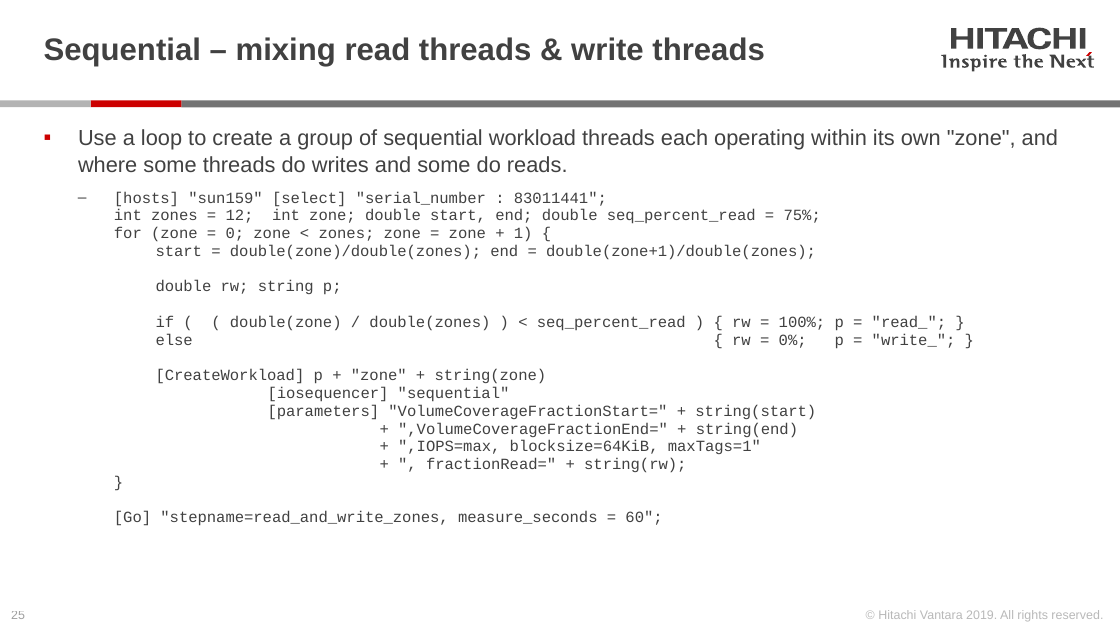
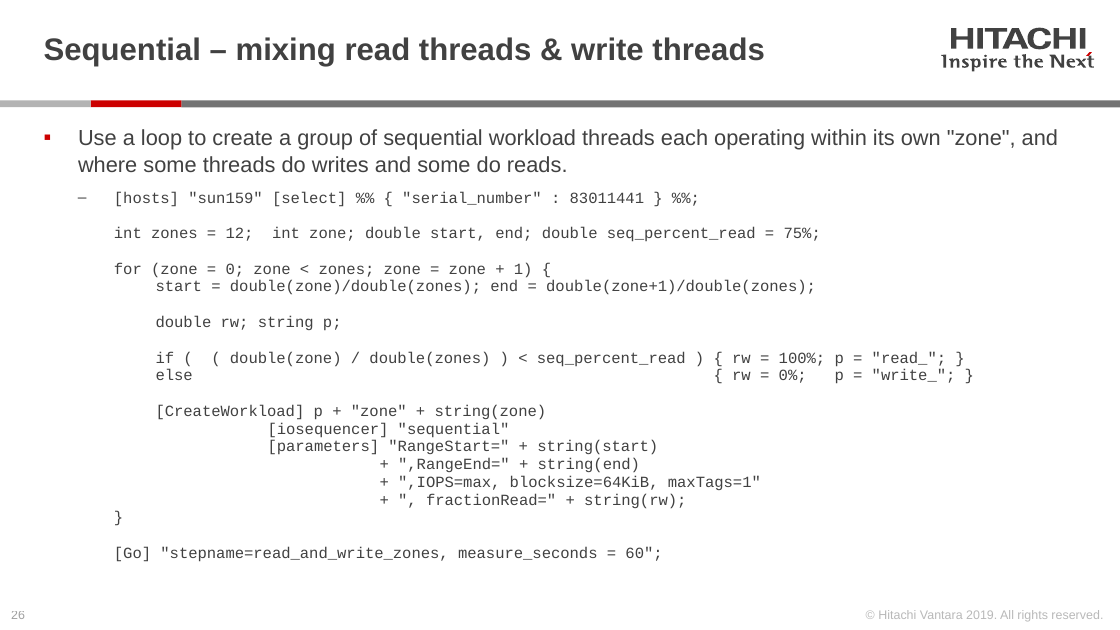
Before and after one commit to Hitachi-Data-Systems/ivy, a slide deck: slide 26 of doc/Programming the ivy engine.pptx (slide 25 before the commit). Drawn at 1120x630 pixels with LibreOffice and Linux fonts; fonts in the diff are those of the drawing. Boxes give left, top, right and bottom in pixels: in the first picture for what was removed or moved away, otherwise in the second. Text is boxed around its words. In the diff, an @@ line names an element or a change of style, - is before the commit and + after.

Commit message:
version 3.20.00
- changed VolumeCoverageFractionStart to RangeStart, etc.
- added dedupe_method workload parameter.  Supports "serpentine" and "target_spread" with stub for future "constant_ratio"
- Fixed test host CPU % busy, which previously was dividing the CPU busy by the number of measurement subintervals
- Added "active" core count and % busy.  These are the cores (actually hyperthreads) that are driving I/O.
- Removed -hyperthread command line option, which is now the default, and added -one_thread_per_core.

```diff
--- a/doc/Programming the ivy engine.pptx
+++ b/doc/Programming the ivy engine.pptx
@@ text at (x1=114, y1=191, x2=956, y2=562): text changed @@
-  ‒ [hosts] "sun159" [select] "serial_number : 83011441";
-    int zones = 12; int zone; double start, end; double seq_percent_read = 75%;
-    for (zone = 0; zone < zones; zone = zone + 1) {
-    start = double(zone)/double(zones); end = double(zone+1)/double(zones);
-    double rw; string p;
-    if ( ( double(zone) / double(zones) ) < seq_percent_read ) { rw = 100%; p = "read_"; }
-    else { rw = 0%; p = "write_"; }
-    [CreateWorkload] p + "zone" + string(zone)
-    [iosequencer] "sequential"
-    [parameters] "VolumeCoverageFractionStart=" + string(start)
-    + ",VolumeCoverageFractionEnd=" + string(end)
-    + ",IOPS=max, blocksize=64KiB, maxTags=1"
-    + ", fractionRead=" + string(rw);
-    }
-    [Go] "stepname=read_and_write_zones, measure_seconds = 60";
+  ‒ [hosts] "sun159" [select] %% { "serial_number" : 83011441 } %%;
+    int zones = 12; int zone; double start, end; double seq_percent_read = 75%;
+    for (zone = 0; zone < zones; zone = zone + 1) {
+    start = double(zone)/double(zones); end = double(zone+1)/double(zones);
+    double rw; string p;
+    if ( ( double(zone) / double(zones) ) < seq_percent_read ) { rw = 100%; p = "read_"; }
+    else { rw = 0%; p = "write_"; }
+    [CreateWorkload] p + "zone" + string(zone)
+    [iosequencer] "sequential"
+    [parameters] "RangeStart=" + string(start)
+    + ",RangeEnd=" + string(end)
+    + ",IOPS=max, blocksize=64KiB, maxTags=1"
+    + ", fractionRead=" + string(rw);
+    }
+    [Go] "stepname=read_and_write_zones, measure_seconds = 60";
```
Also in this commit, not shown: 27 other slides changed, 2 slides added, 24 other files.
